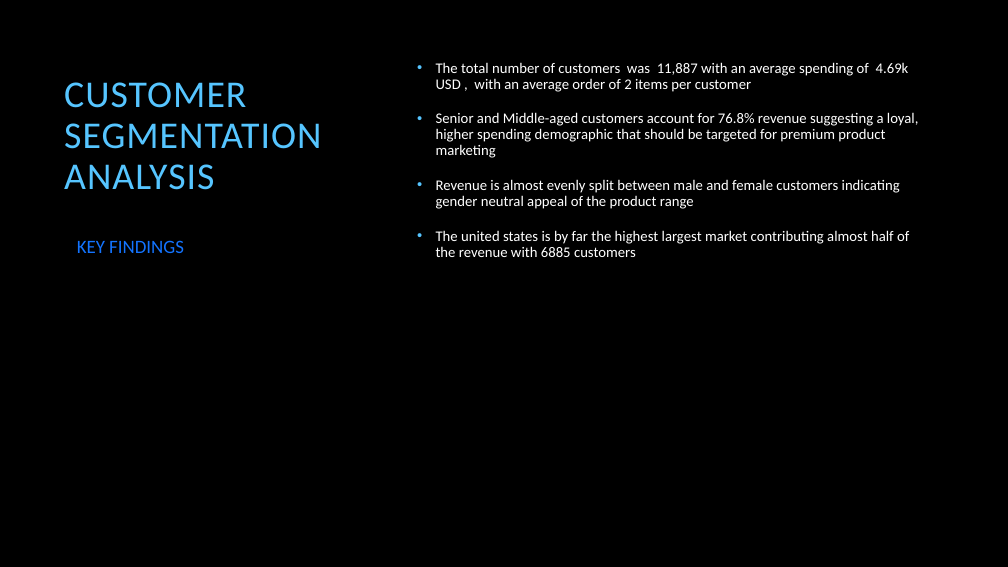
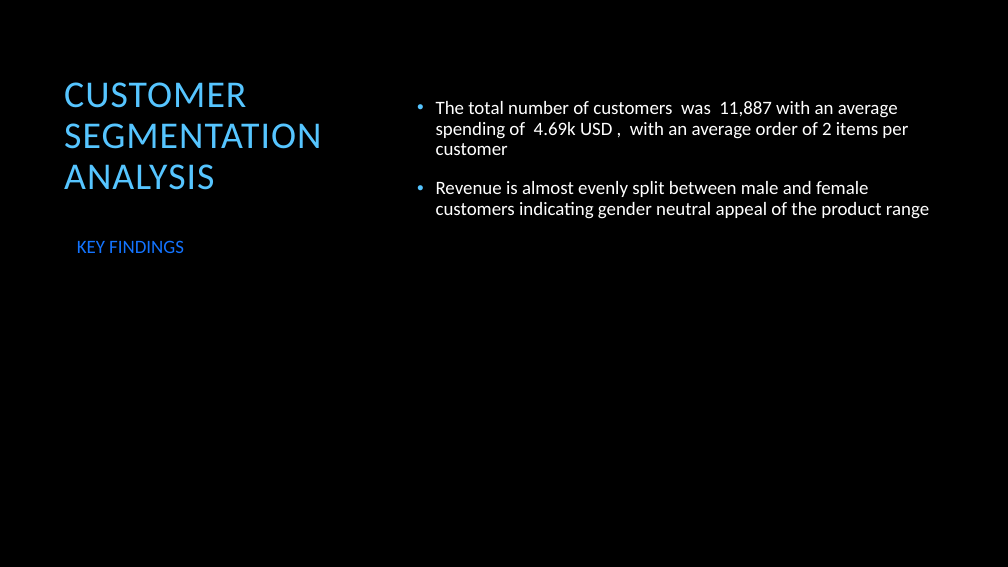
Before and after one commit to mutheumbuta/Electronic_retailstore_analysis, a slide deck: slide 12 of ELECTRONICS RETAIL STORE presentation.pptx (slide 6 before the commit). Drawn at 1008x567 pixels with LibreOffice and Linux fonts; fonts in the diff are those of the drawing; background and template pictures are left out. Boxes give left, top, right and bottom in pixels: in the first picture for what was removed or moved away, otherwise in the second. Text is boxed around its words. In the diff, an @@ line names an element or a change of style, - is before the commit and + after.

```diff
--- a/ELECTRONICS RETAIL STORE presentation.pptx
+++ b/ELECTRONICS RETAIL STORE presentation.pptx
@@ text "The total number of customers ...": place and size @@
-text "The total number of customers ..." at bbox=[436, 62, 919, 257]
+text "The total number of customers ..." at bbox=[436, 101, 929, 219]
@@ text "The total number of customers ..." at bbox=[436, 101, 929, 219]: size 14 to 18 pt @@
@@ text at bbox=[436, 112, 919, 158]: paragraph removed @@
-• Senior and Middle-aged customers account for 76.8% revenue suggesting a loyal, higher spending demographic that should be targeted for premium product marketing
@@ text at bbox=[436, 230, 909, 257]: paragraph removed @@
-• The united states is by far the highest largest market contributing almost half of the revenue with 6885 customers
```
Also in this commit, not shown: 3 other slides changed, 7 slides added.
